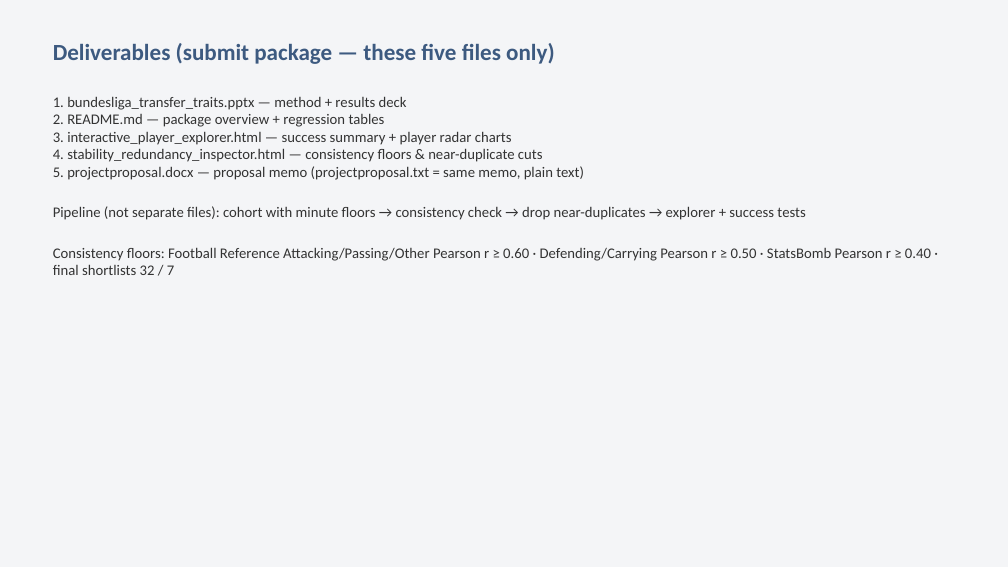
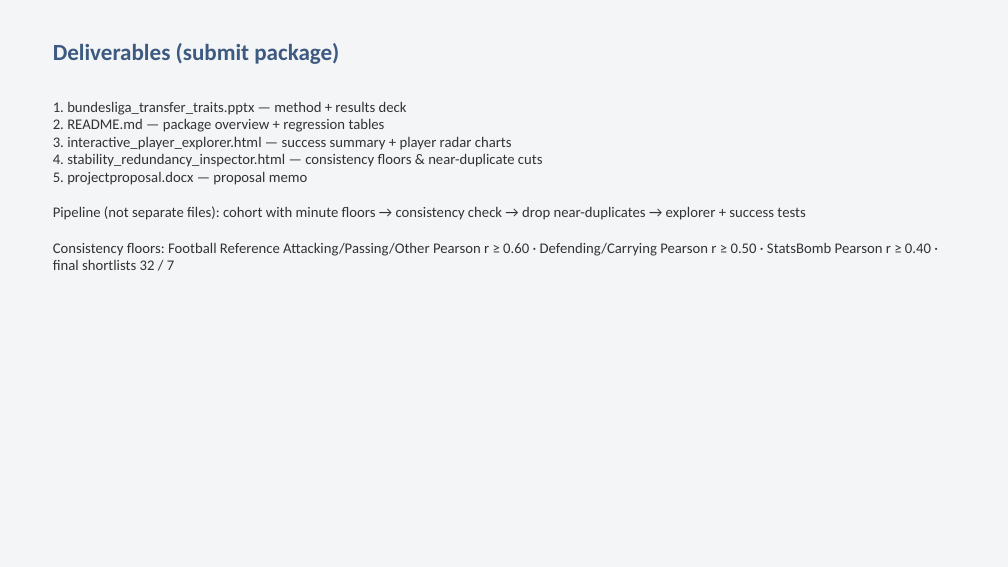
Before and after one commit to colbymorris08/bundesliga-transfer-traits, a slide deck: slide 24 of bundesliga_transfer_traits.pptx. Drawn at 1008x567 pixels with LibreOffice and Linux fonts; fonts in the diff are those of the drawing. Boxes give left, top, right and bottom in pixels: in the first picture for what was removed or moved away, otherwise in the second. Text is boxed around its words. In the diff, an @@ line names an element or a change of style, - is before the commit and + after.

```diff
--- a/bundesliga_transfer_traits.pptx
+++ b/bundesliga_transfer_traits.pptx
@@ text at <box>53,43,339,64</box>: text changed @@
-Deliverables (submit package — these five files only)
+Deliverables (submit package)
@@ text at <box>53,172,308,185</box>: text changed @@
-5. projectproposal.docx — proposal memo (projectproposal.txt = same memo, plain text)
+5. projectproposal.docx — proposal memo
```
Also in this commit, not shown: 9 other slides changed.
